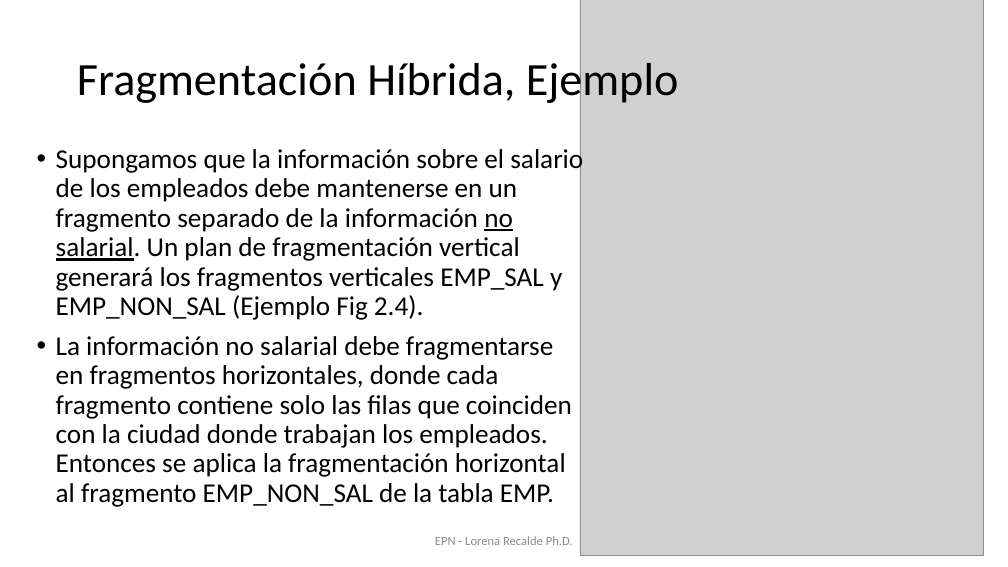
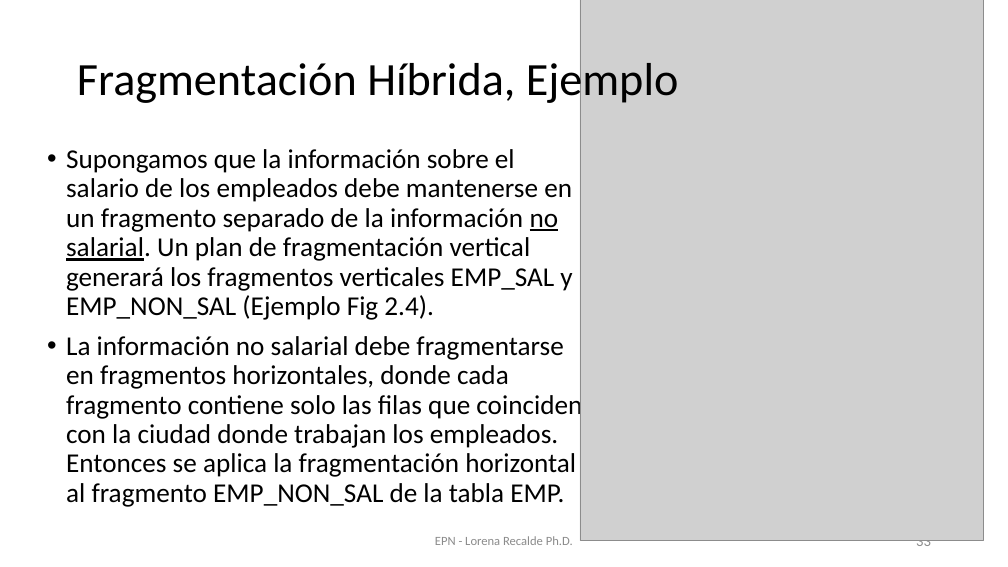
Before and after one commit to lore10/BDDD, a slide deck: slide 33 of slides/Semana3_V1.pptx. Drawn at 1008x567 pixels with LibreOffice and Linux fonts; fonts in the diff are those of the drawing; grey boxes stand for pictures. Boxes give left, top, right and bottom in pixels: in the first picture for what was removed or moved away, otherwise in the second. Text is boxed around its words. In the diff, an @@ line names an element or a change of style, - is before the commit and + after.

```diff
--- a/slides/Semana3_V1.pptx
+++ b/slides/Semana3_V1.pptx
@@ picture: place and size @@
-picture at (580, 0, 983, 556)
+picture at (580, 0, 983, 541)
@@ text "Supongamos que la información sobre ..." rewrapped from (56, 146, 583, 507) to (66, 149, 582, 507) @@
@@ page number added at (916, 540, 931, 550), 14 pt, text #8C8C8C @@
+33
```
Also in this commit, not shown: 5 other slides changed, 24 slides removed, 4 other files.
